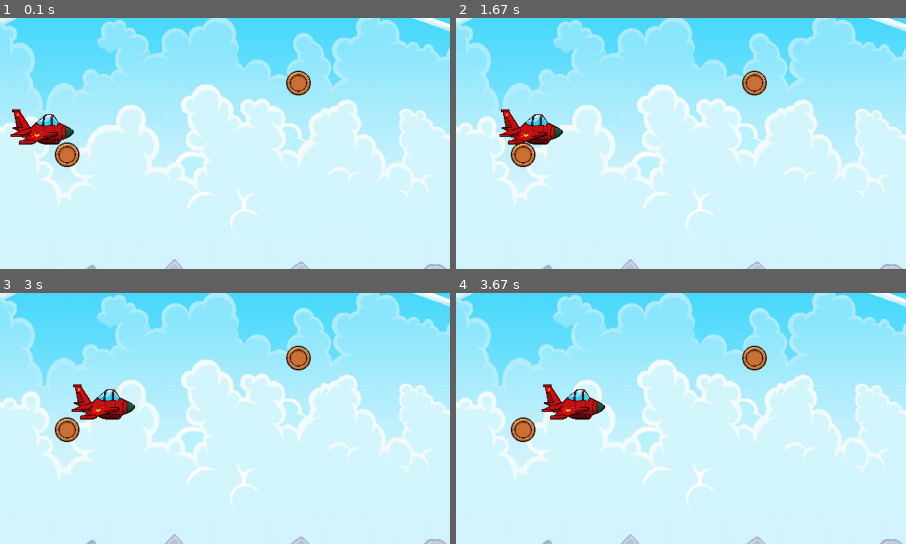
Above: before the commit, frames 1-4 (two rows, left to right).
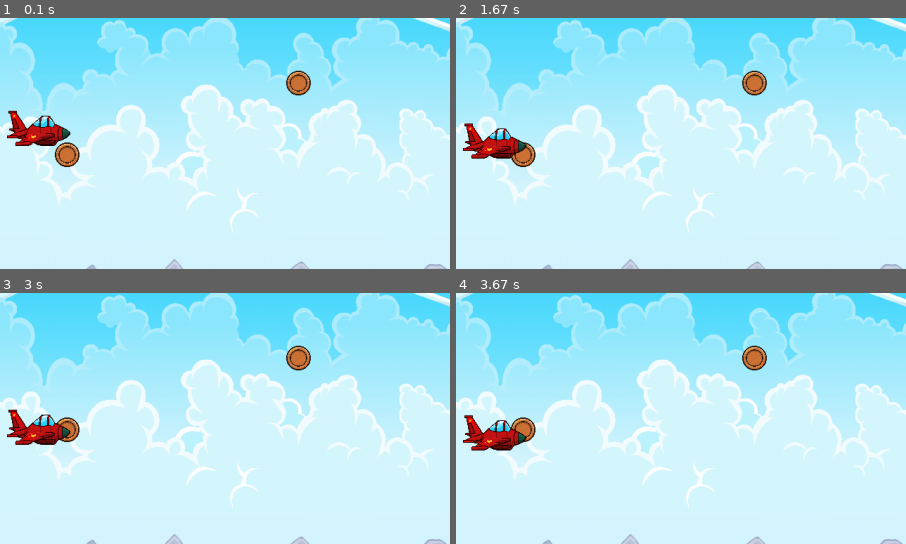
Above: after the commit, the same moments.

Repository: pxrposegen/Python---PyGame-Lib-Projects
Game: pygame game, started from SpaceWars.py
Same seed, same stepped clock (60 frames per second), same inputs: the game is played once before the commit and once after it.
Inputs:
- Up to frame 1 (0.1 s): no input
- Up to frame 2 (1.67 s): no input
- Up to frame 3 (3 s): no input
- Up to frame 4 (3.67 s): no input
The pictures show only the part of the screen within x 0-50%, y 28-78%; the shares and areas given below are measured in that part.

The runs differ from the first frame. In frame 1, 1.1% of the frame differs, in the area x 1-17%, y 36-51%; in frame 2, 2.3%; in frame 3, 2.5%, in the area x 1-30%, y 36-61%; in frame 4, 2.5%.

Commit message:
Added Plane Movements within Boundaries of the Window in Vertical Directions

Diff:
--- a/SpaceWars.py
+++ b/SpaceWars.py
@@ -30,6 +30,7 @@
 player = ImageObject("assets/plane.png")
 player.scale(90, 50)
 player.frectposition("midleft", 10, WINDOW_HEIGHT / 2)
+player_direction = 1
 
 # Coins
 coin = ImageObject("assets/coin.png")
@@ -48,15 +49,14 @@
     # Game Elements
     display_surface.fill("Maroon")
     display_surface.blit(background.image, background.frect)
-
-    if player.frect.left > 1290:
-        player.frect.left = 10
-    player.frect.left += 0.5
-
-    display_surface.blit(player.image, player.frect)
-
     for pos in coin_positions:
         display_surface.blit(coin.image, pos)
+
+    # Player Movements
+    player.frect.top += player_direction * 0.2
+    if player.frect.bottom > WINDOW_HEIGHT or player.frect.top < 0:
+        player_direction *= -1
+    display_surface.blit(player.image, player.frect)
 
     pygame.display.update()
 
Binary file changed: assets/plane.png
